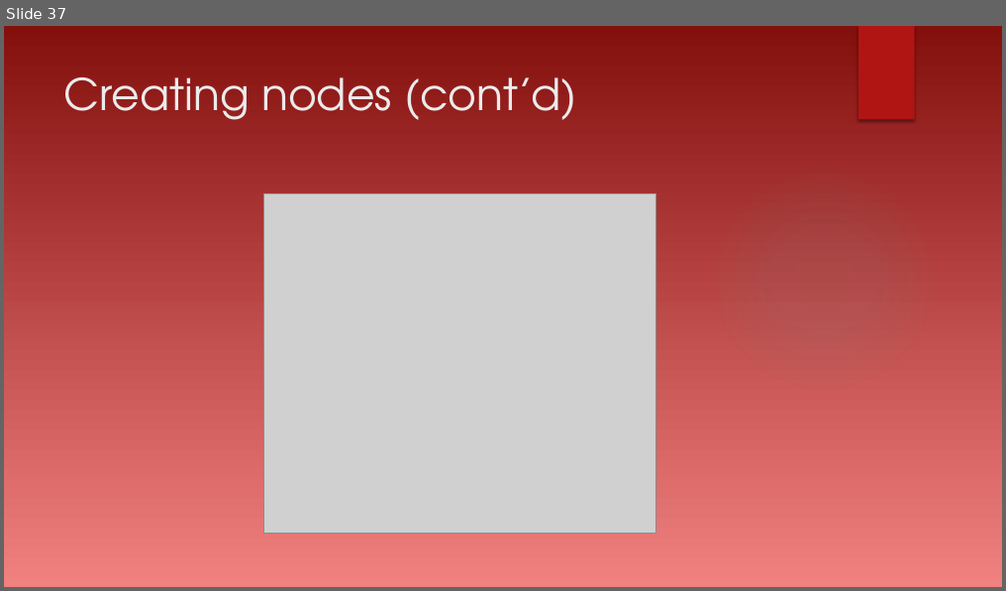
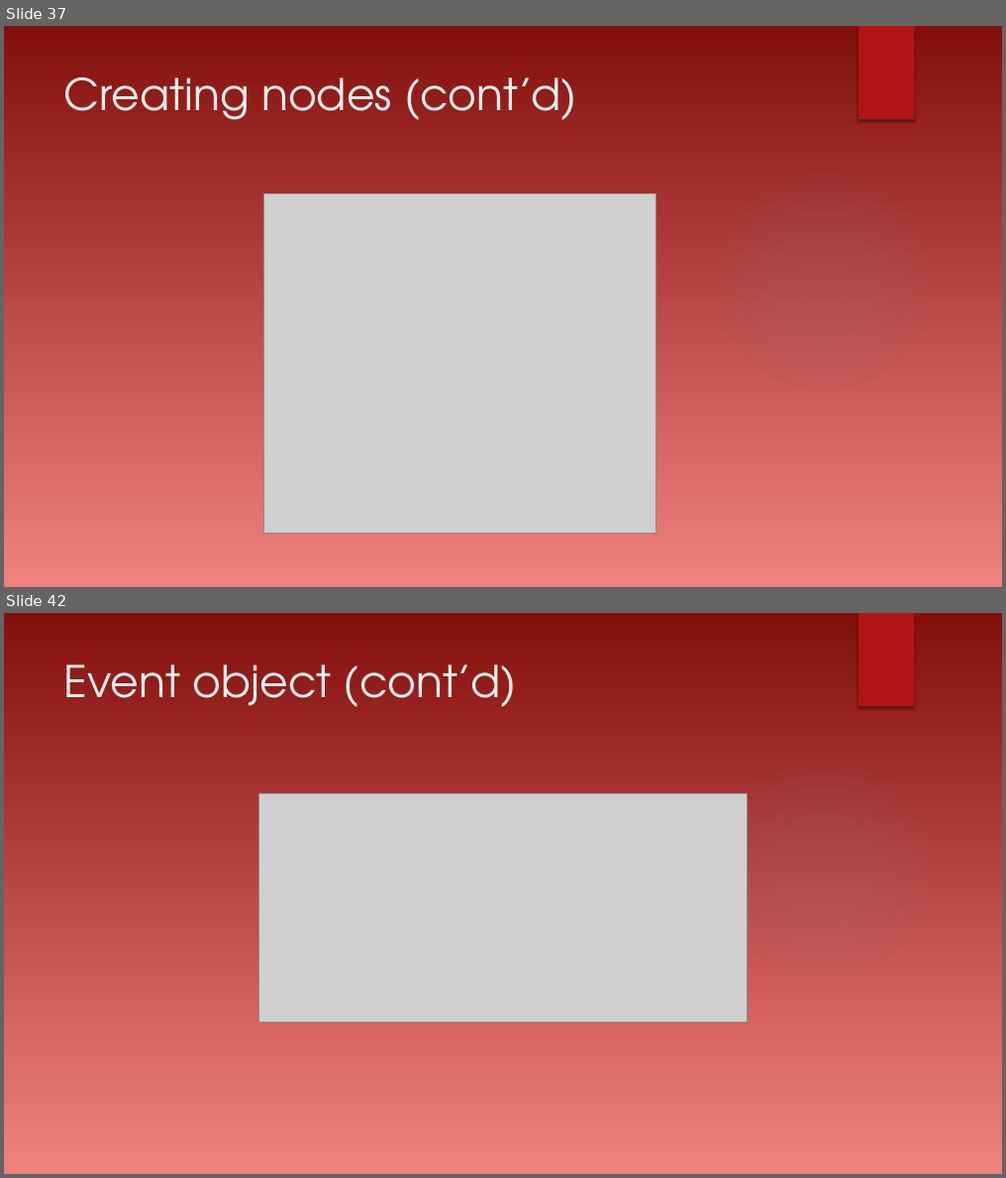
Before and after one commit to dtarvin/evening-work, a slide deck: document-object-model-presentation/Document Object Model.pptx. Shown one above the other, each under a label of ours: slide 37 before the commit, slides 37 and 42 after it; the slides between them are not shown. The pictures are 1006x591 and 1006x1178 pixels, drawn with LibreOffice and Linux fonts; fonts in the diff are those of the drawing; grey boxes stand for pictures; background and template pictures are left out. Boxes give left, top, right and bottom in pixels: in the first picture for what was removed or moved away, otherwise in the second. Text is boxed around its words. In the diff, an @@ line names an element or a change of style, - is before the commit and + after.

Commit message:
add events to slides

```diff
--- a/document-object-model-presentation/Document Object Model.pptx
+++ b/document-object-model-presentation/Document Object Model.pptx
@@ slide 42 added at [4,613,1002,1174], background gradient #FDF1F1 to #84100E to #F1817F to #F6ABAA; not listed: 2 template elements that a slide beside it also shows @@
@@ title added at [64,664,516,707], 42 pt, text #EBEBEB @@
+Event object (cont’d)
@@ picture added at [258,793,747,1023] @@
```
Also in this commit, not shown: 36 other slides changed, 5 other slides added, 2 other files.
